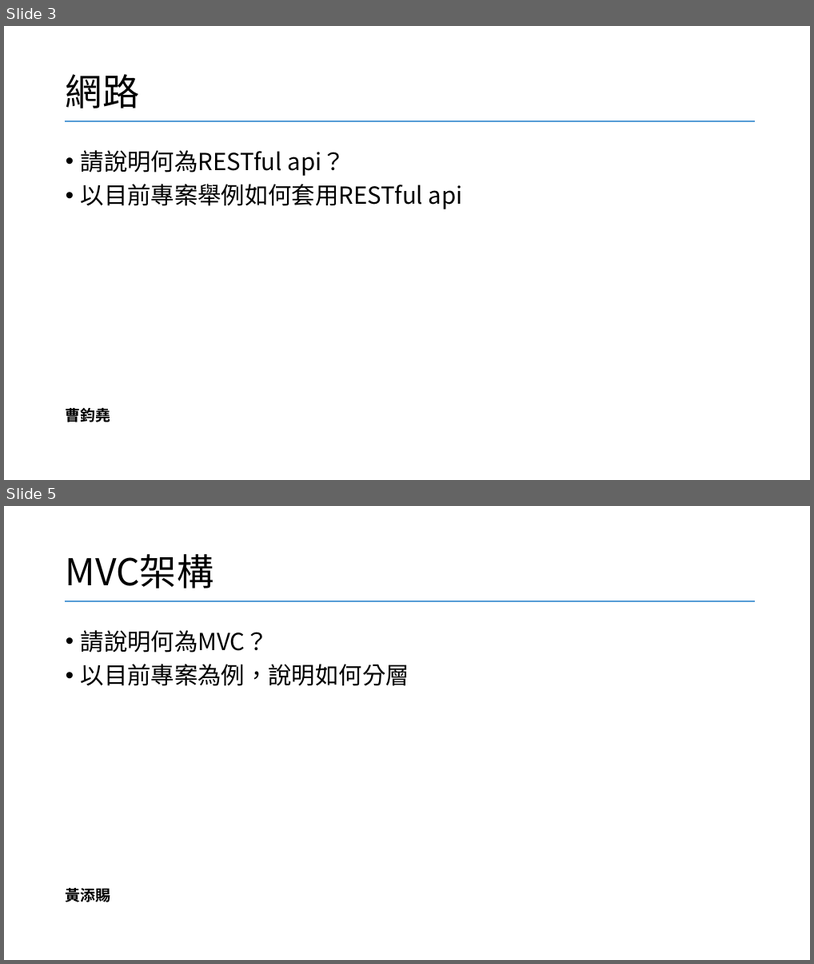
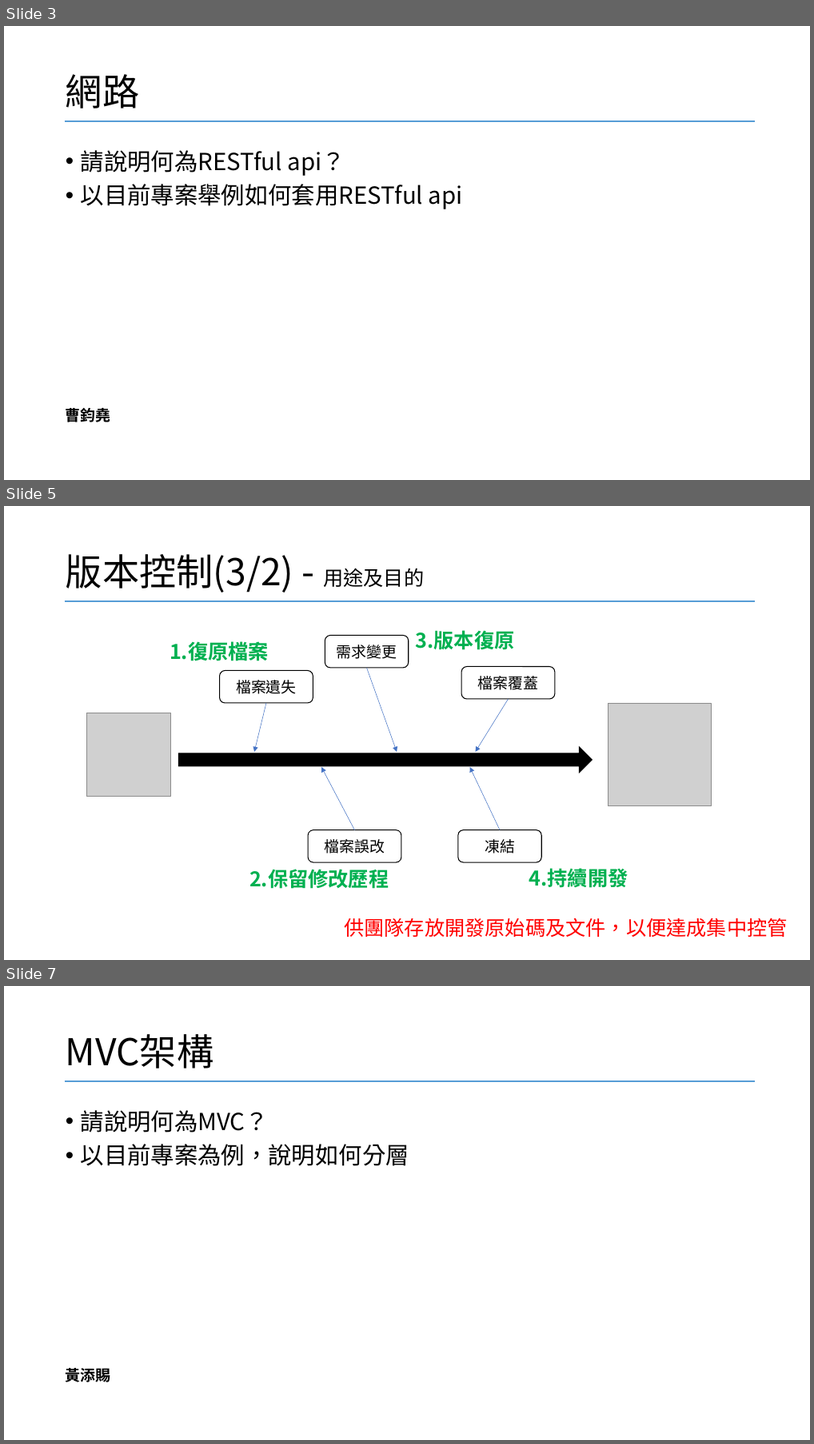
Before and after one commit to YangChihchi/Presentation_Questions, a slide deck: 測驗題.pptx. Shown one above the other, each under a label of ours: slides 3 and 5 before the commit, slides 3, 5 and 7 after it; the slides between them are not shown. The pictures are 814x964 and 814x1444 pixels, drawn with LibreOffice and Linux fonts; fonts in the diff are those of the drawing; grey boxes stand for pictures. Boxes give left, top, right and bottom in pixels: in the first picture for what was removed or moved away, otherwise in the second. Text is boxed around its words. In the diff, an @@ line names an element or a change of style, - is before the commit and + after.

Commit message:
完成版本控制測驗題

```diff
--- a/測驗題.pptx
+++ b/測驗題.pptx
@@ slide 5 added at [4, 506, 810, 960], background #FFFFFF @@
@@ title added at [66, 554, 424, 592], 44 pt, text #000000 @@
+版本控制(3/2) - 用途及目的
@@ line added from (65, 601) to (755, 601), #569CD6 2.25 pt @@
@@ group added at [87, 630, 711, 888]: 5 rounded rectangles, 5 arrows, 4 texts, 2 pictures, 1 right arrow @@
+檔案遺失
+檔案誤改
+需求變更
+凍結
+檔案覆蓋
+1.復原檔案
+2.保留修改歷程
+3.版本復原
+4.持續開發
@@ text added at [344, 917, 787, 936], 24 pt, text #FF0000 @@
+供團隊存放開發原始碼及文件，以便達成集中控管
@@ what was slide 5 is now slide 7 @@
```
Also in this commit, not shown: 1 slide changed, 1 other slide added.
